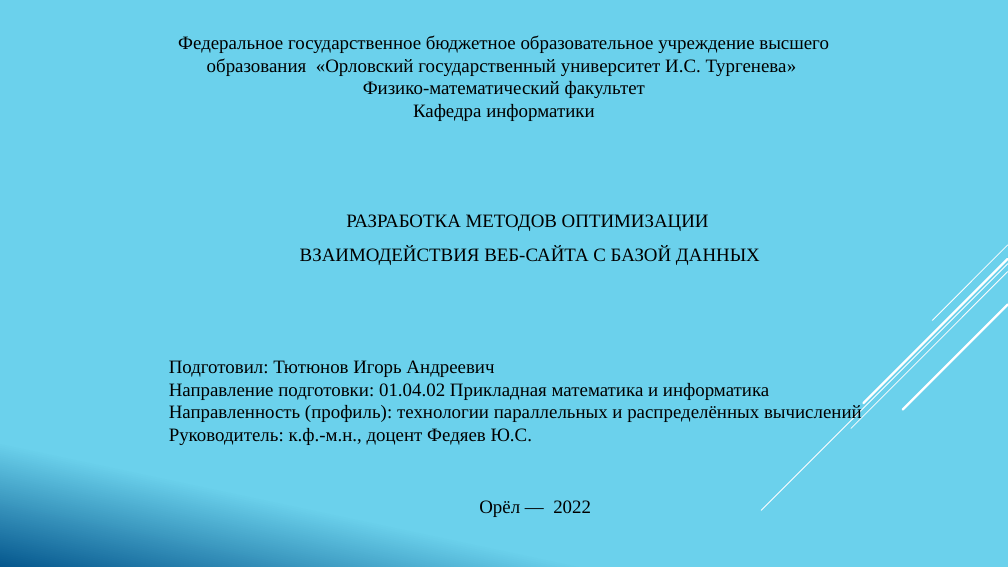
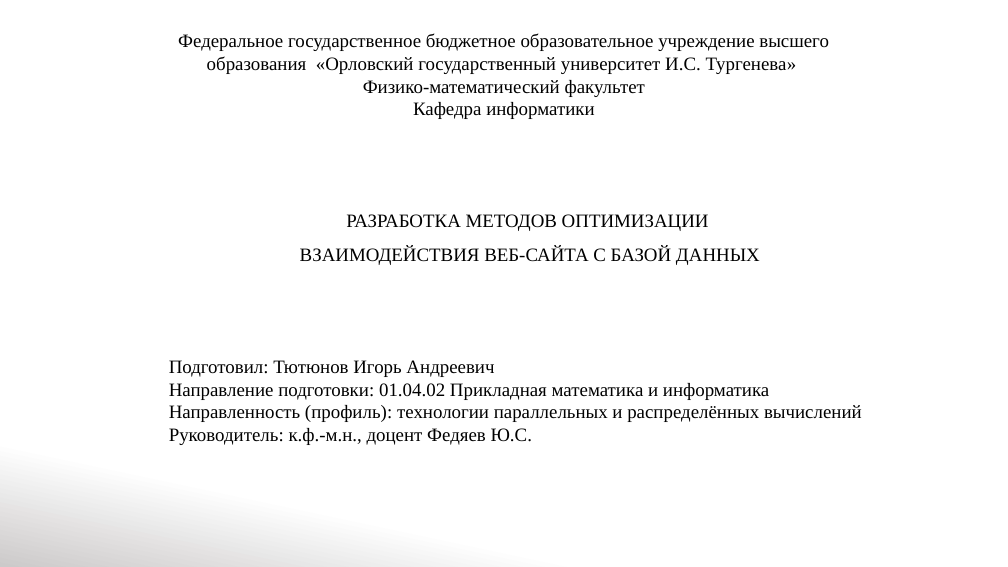
Before and after one commit to IgorTyutyunov/-, a slide deck: slide 1 of ВКР_5.pptx. Drawn at 1008x567 pixels with LibreOffice and Linux fonts; fonts in the diff are those of the drawing. Boxes give left, top, right and bottom in pixels: in the first picture for what was removed or moved away, otherwise in the second. Text is boxed around its words. In the diff, an @@ line names an element or a change of style, - is before the commit and + after.

```diff
--- a/ВКР_5.pptx
+++ b/ВКР_5.pptx
@@ background gradient #6ED2EB to #06588E to gradient #FFFFFF to #CDCBCB @@
@@ group removed at [761, 245, 1008, 510]: 5 lines @@
@@ text removed at [479, 500, 591, 517] @@
-Орёл — 2022
```
Also in this commit, not shown: 11 other slides changed.
